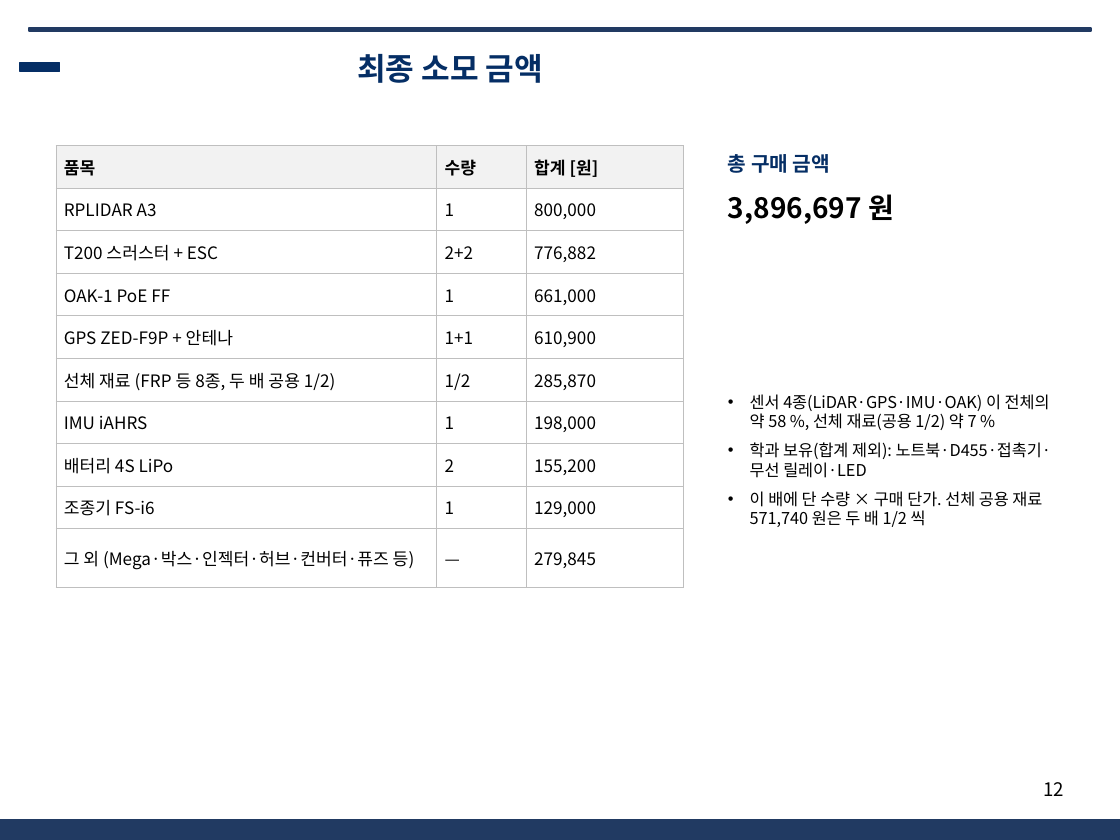
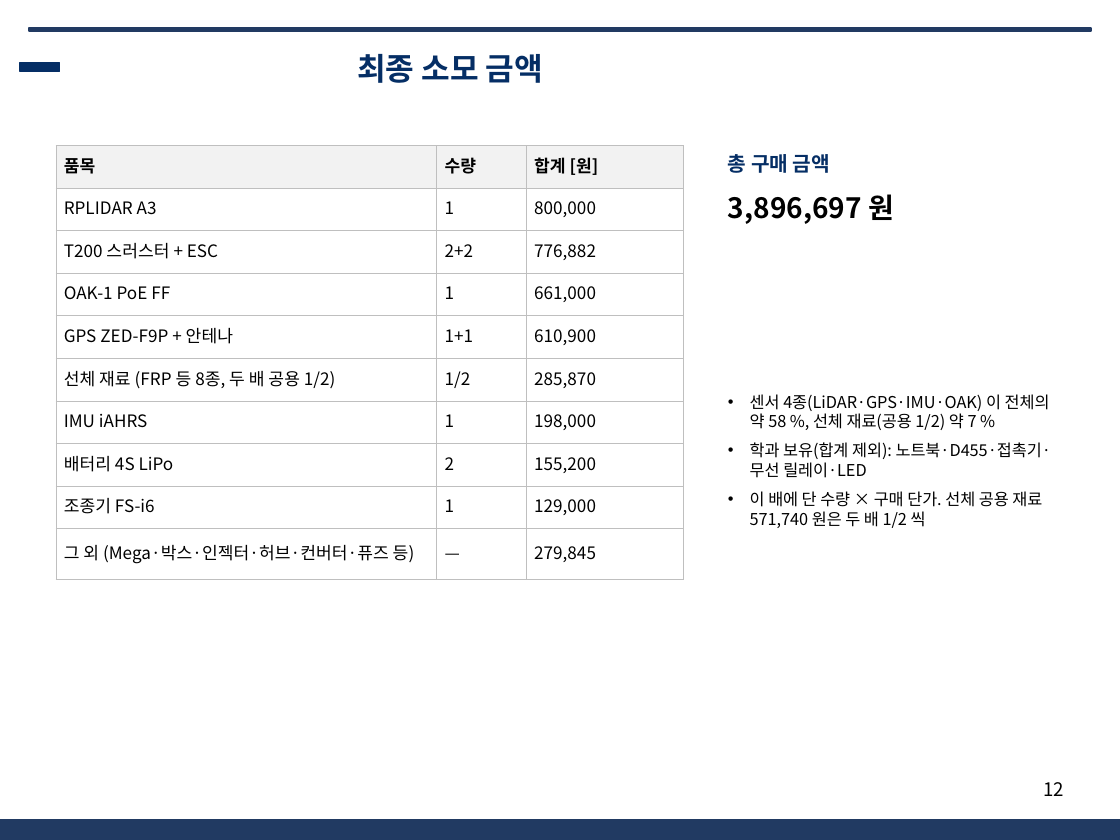
Before and after one commit to unmatsutake377-rgb/ros2_ws, a slide deck: slide 12 of docs/전달용/보고서_분담/발표자료_SSF_A.pptx. Drawn at 1120x840 pixels with LibreOffice and Linux fonts; fonts in the diff are those of the drawing; background and template pictures are left out. Boxes give left, top, right and bottom in pixels: in the first picture for what was removed or moved away, otherwise in the second. Text is boxed around its words. In the diff, an @@ line names an element or a change of style, - is before the commit and + after.

```diff
--- a/docs/전달용/보고서_분담/발표자료_SSF_A.pptx
+++ b/docs/전달용/보고서_분담/발표자료_SSF_A.pptx
@@ table at <box>56,146,683,568</box> @@
@@ line spacing 1 to 13.2pt @@
```
Also in this commit, not shown: 10 other slides changed, 4 other files.
